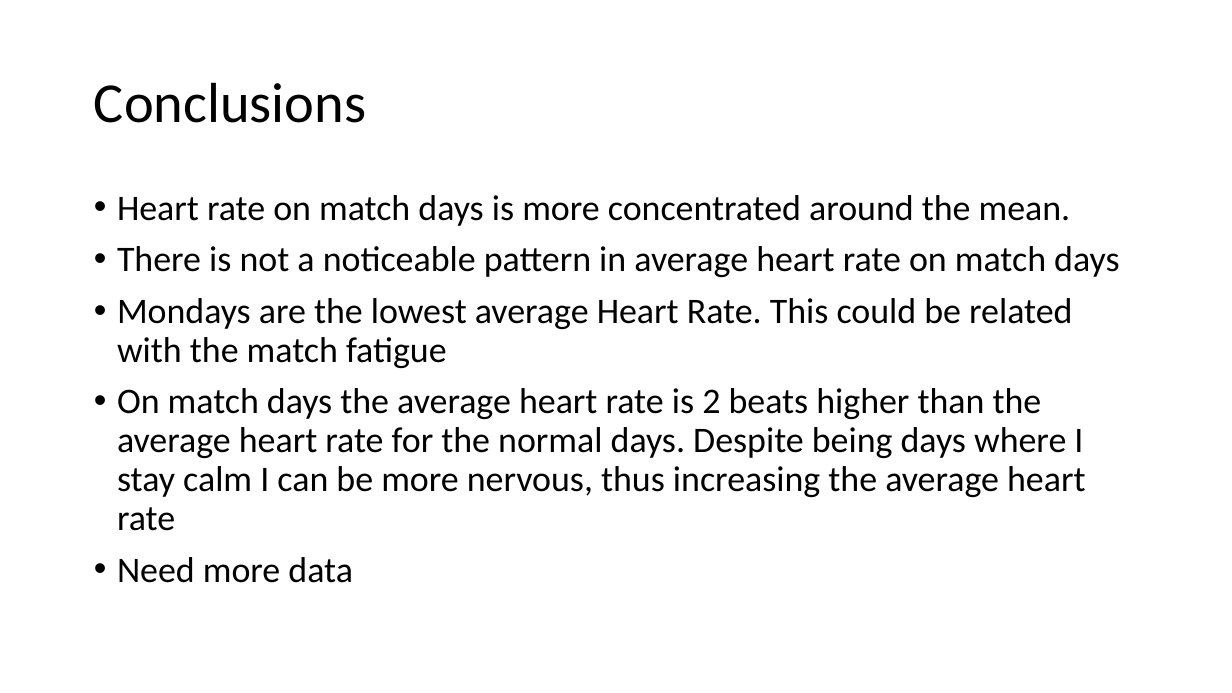
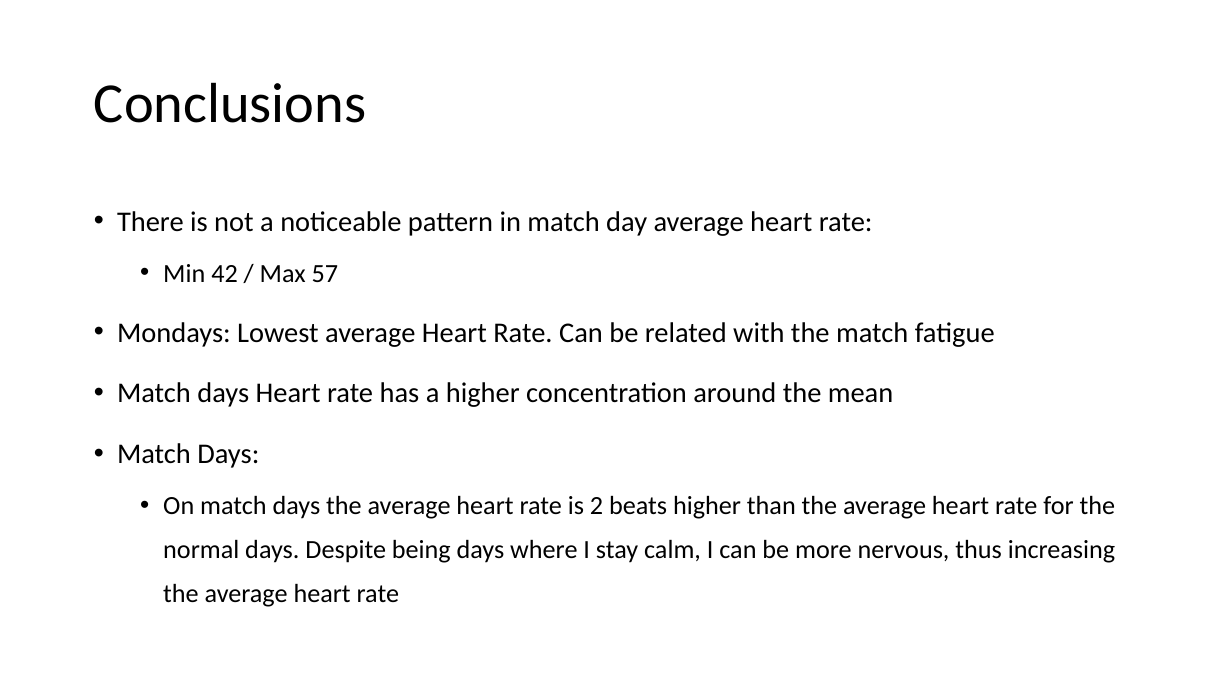
Before and after one commit to Miquelpg6/project_2, a slide deck: slide 8 of Futsal_and_Heartrate.pptx. Drawn at 1232x693 pixels with LibreOffice and Linux fonts; fonts in the diff are those of the drawing. Boxes give left, top, right and bottom in pixels: in the first picture for what was removed or moved away, otherwise in the second. Text is boxed around its words. In the diff, an @@ line names an element or a change of style, - is before the commit and + after.

```diff
--- a/Futsal_and_Heartrate.pptx
+++ b/Futsal_and_Heartrate.pptx
@@ text at (x1=117, y1=211, x2=1116, y2=607): text changed; size 28 to 22.2 pt @@
-• Heart rate on match days is more concentrated around the mean.
-• There is not a noticeable pattern in average heart rate on match days
-• Mondays are the lowest average Heart Rate. This could be related with the match fatigue
-• On match days the average heart rate is 2 beats higher than the average heart rate for the normal days. Despite being days where I stay calm I can be more nervous, thus increasing the average heart rate
-• Need more data
+• There is not a noticeable pattern in match day average heart rate:
+  • Min 42 / Max 57
+• Mondays: Lowest average Heart Rate. Can be related with the match fatigue
+• Match days Heart rate has a higher concentration around the mean
+• Match Days:
+  • On match days the average heart rate is 2 beats higher than the average heart rate for the normal days. Despite being days where I stay calm, I can be more nervous, thus increasing the average heart rate
```
Also in this commit, not shown: 6 other slides changed, 2 other files.
